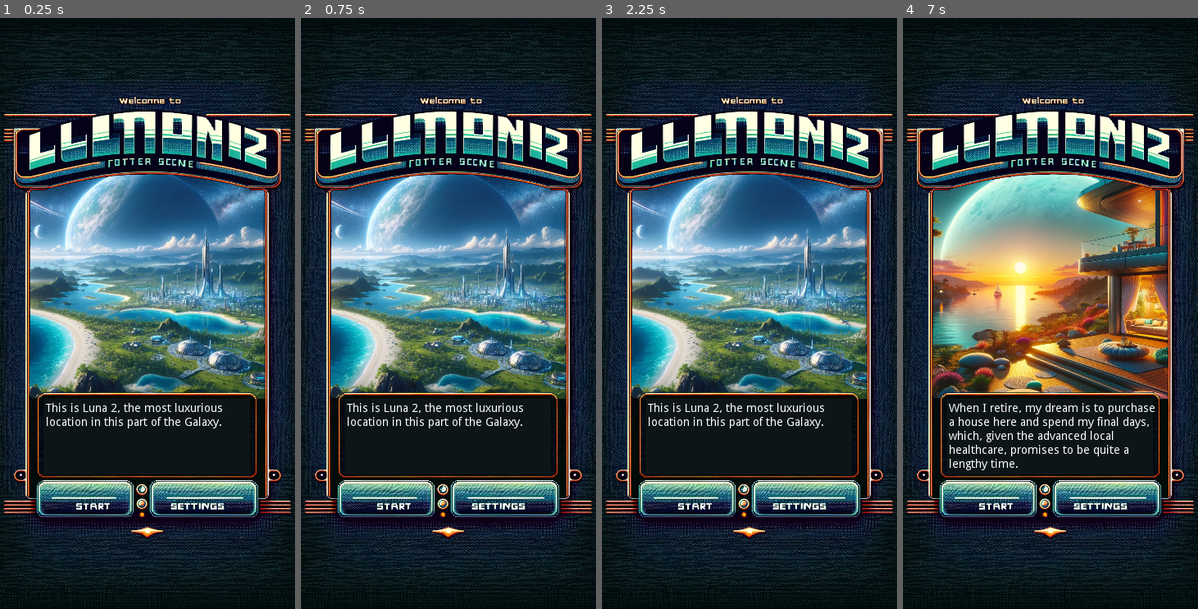
Above: before the commit, frames 1-4 (left to right).
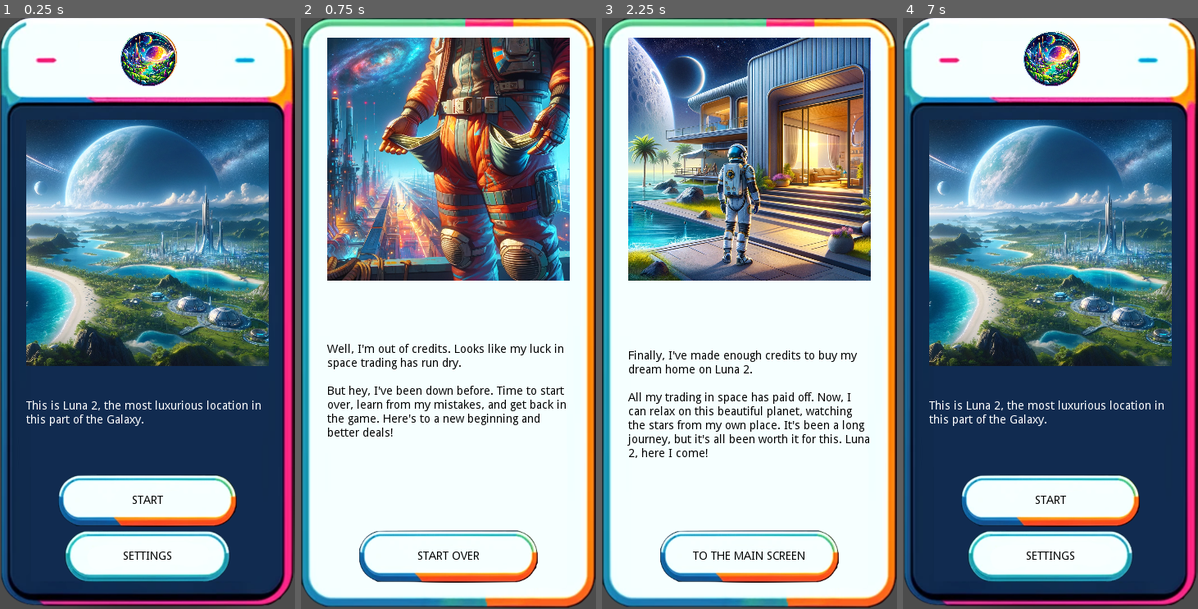
Above: after the commit, the same moments.

Repository: alexkorep/luna2
Game: Godot game, scene res://scenes/intro/intro.tscn
Two runs of this game, one before a commit and one after it. Both use one fixed random seed, a clock stepped at 60 frames per second and the inputs below.
Inputs (mouse positions are in pixels of both pictures, inside the frame that each line leads up to):
- Up to frame 1 (0.25 s): no input
- Up to frame 2 (0.75 s): click (448, 555) at 0.5 s, where only the run after the commit has a clickable "Settings"
- Up to frame 3 (2.25 s): click (749, 555) at 1.25 s, where only the run after the commit has a clickable "Start over"; click (749, 502) at 2 s, where only the run after the commit has a clickable "Start"
- Up to frame 4 (7 s): click (1050, 555) at 2.75 s, where only the run after the commit has a clickable "To the main screen"; click (1050, 502) at 3.5 s, where only the run after the commit has a clickable "Start"; click (1050, 555) at 4.25 s, where only the run after the commit has a clickable "To the main screen"; click (1050, 502) at 5 s, where only the run after the commit has a clickable "Start"; click (1050, 555) at 5.75 s, where only the run after the commit has a clickable "To the main screen"; tap Enter at 6.5 s

The runs differ from the first frame. In frame 1, 92% of the frame differs, in the area x 0-100%, y 0-100%; in frame 2, 97%; in frame 3, 98%; in frame 4, 94%.

Commit message:
Change intro screen to the new UI

Diff:
--- /dev/null
+++ b/src/scenes/ending-win/ending-win.gd
@@ -0,0 +1,21 @@
+extends Control
+
+
+# Declare member variables here. Examples:
+# var a = 2
+# var b = "text"
+
+
+# Called when the node enters the scene tree for the first time.
+func _ready():
+	pass # Replace with function body.
+
+
+# Called every frame. 'delta' is the elapsed time since the previous frame.
+#func _process(delta):
+#	pass
+
+
+func _on_NewGameTextureButton_pressed():
+	# To to the intro scene
+	get_tree().change_scene("res://scenes/intro/intro.tscn")
--- /dev/null
+++ b/src/scenes/ending-win/ending-win.tscn
@@ -0,0 +1,85 @@
+[gd_scene load_steps=6 format=2]
+
+[ext_resource path="res://assets/ending-win/ending-win.png" type="Texture" id=1]
+[ext_resource path="res://assets/ui/nine-patch3.png" type="Texture" id=2]
+[ext_resource path="res://assets/ui/button1-pressed.png" type="Texture" id=3]
+[ext_resource path="res://assets/ui/button1.png" type="Texture" id=4]
+[ext_resource path="res://scenes/ending-broke/ending-broke.gd" type="Script" id=5]
+
+[node name="EndingWin" type="Control"]
+anchor_right = 1.0
+anchor_bottom = 1.0
+script = ExtResource( 5 )
+
+[node name="VBoxContainer" type="VBoxContainer" parent="."]
+anchor_right = 1.0
+anchor_bottom = 1.0
+size_flags_horizontal = 3
+size_flags_vertical = 3
+
+[node name="NinePatchRect" type="NinePatchRect" parent="VBoxContainer"]
+margin_right = 360.0
+margin_bottom = 720.0
+size_flags_horizontal = 3
+size_flags_vertical = 3
+texture = ExtResource( 2 )
+region_rect = Rect2( 0.187962, 1.97, 229.39, 134.658 )
+patch_margin_left = 40
+patch_margin_top = 41
+patch_margin_right = 43
+patch_margin_bottom = 40
+
+[node name="MarginContainer" type="MarginContainer" parent="VBoxContainer/NinePatchRect"]
+anchor_right = 1.0
+anchor_bottom = 1.0
+margin_left = 32.0
+margin_top = 24.0
+margin_right = -32.0
+margin_bottom = -32.0
+
+[node name="VBoxContainer" type="VBoxContainer" parent="VBoxContainer/NinePatchRect/MarginContainer"]
+margin_right = 296.0
+margin_bottom = 664.0
+
+[node name="TextureRect" type="TextureRect" parent="VBoxContainer/NinePatchRect/MarginContainer/VBoxContainer"]
+margin_right = 296.0
+margin_bottom = 296.0
+size_flags_horizontal = 3
+size_flags_vertical = 3
+texture = ExtResource( 1 )
+expand = true
+stretch_mode = 6
+
+[node name="Label" type="Label" parent="VBoxContainer/NinePatchRect/MarginContainer/VBoxContainer"]
+margin_top = 300.0
+margin_right = 296.0
+margin_bottom = 596.0
+size_flags_horizontal = 3
+size_flags_vertical = 7
+custom_colors/font_color = Color( 0, 0, 0, 1 )
+text = "Finally, I've made enough credits to buy my dream home on Luna 2.
+
+All my trading in space has paid off. Now, I can relax on this beautiful planet, watching the stars from my own place. It's been a long journey, but it's all been worth it for this. Luna 2, here I come!"
+valign = 1
+autowrap = true
+
+[node name="NewGameTextureButton" type="TextureButton" parent="VBoxContainer/NinePatchRect/MarginContainer/VBoxContainer"]
+margin_top = 600.0
+margin_right = 296.0
+margin_bottom = 664.0
+rect_min_size = Vector2( 0, 64 )
+texture_normal = ExtResource( 4 )
+texture_pressed = ExtResource( 3 )
+expand = true
+stretch_mode = 5
+
+[node name="Label" type="Label" parent="VBoxContainer/NinePatchRect/MarginContainer/VBoxContainer/NewGameTextureButton"]
+anchor_right = 1.0
+anchor_bottom = 1.0
+custom_colors/font_color = Color( 0, 0, 0, 1 )
+text = "To the main screen"
+align = 1
+valign = 1
+uppercase = true
+
+[connection signal="pressed" from="VBoxContainer/NinePatchRect/MarginContainer/VBoxContainer/NewGameTextureButton" to="." method="_on_NewGameTextureButton_pressed"]
--- a/src/scenes/intro/intro.gd
+++ b/src/scenes/intro/intro.gd
@@ -32,3 +32,12 @@
 	# Show the controls in the next group
 	group = groups[step]
 	set_group_visibility(group, true)
+
+
+
+func _on_NewGameTextureButton_pressed():
+	get_tree().change_scene("res://scenes/ending-win/ending-win.tscn")
+
+
+func _on_SettingsTextureButton_pressed():
+	get_tree().change_scene("res://scenes/ending-broke/ending-broke.tscn")
--- a/src/scenes/intro/intro.tscn
+++ b/src/scenes/intro/intro.tscn
@@ -1,150 +1,204 @@
-[gd_scene load_steps=8 format=2]
-
-[ext_resource path="res://assets/intro/intro-ui.png" type="Texture" id=1]
+[gd_scene load_steps=12 format=2]
+
+[ext_resource path="res://assets/ui/button3.png" type="Texture" id=1]
 [ext_resource path="res://assets/intro/luna2-intro.png" type="Texture" id=2]
 [ext_resource path="res://assets/intro/house.png" type="Texture" id=3]
 [ext_resource path="res://scenes/intro/intro.gd" type="Script" id=4]
 [ext_resource path="res://assets/intro/spaceship-good.png" type="Texture" id=5]
 [ext_resource path="res://assets/intro/spaceship-rusty.png" type="Texture" id=6]
 [ext_resource path="res://assets/intro/house-interior.png" type="Texture" id=7]
+[ext_resource path="res://assets/intro/intro-icon.png" type="Texture" id=8]
+[ext_resource path="res://assets/ui/nine-patch-with-header.png" type="Texture" id=9]
+[ext_resource path="res://assets/ui/button1-pressed.png" type="Texture" id=10]
+[ext_resource path="res://assets/ui/button1.png" type="Texture" id=11]
 
 [node name="Intro" type="Control"]
 anchor_right = 1.0
 anchor_bottom = 1.0
 script = ExtResource( 4 )
 
-[node name="image01" type="TextureRect" parent="." groups=["step01"]]
-anchor_top = 0.5
-anchor_right = 1.0
-anchor_bottom = 0.5
-margin_top = -183.0
-margin_bottom = 117.0
+[node name="VBoxContainer" type="VBoxContainer" parent="."]
+anchor_right = 1.0
+anchor_bottom = 1.0
+size_flags_horizontal = 3
+size_flags_vertical = 3
+
+[node name="NinePatchRect" type="NinePatchRect" parent="VBoxContainer"]
+margin_right = 360.0
+margin_bottom = 720.0
+size_flags_horizontal = 3
+size_flags_vertical = 3
+texture = ExtResource( 9 )
+region_rect = Rect2( 0.187962, 1.97, 320.191, 234.716 )
+patch_margin_left = 40
+patch_margin_top = 127
+patch_margin_right = 43
+patch_margin_bottom = 45
+
+[node name="IconTextureRect" type="TextureRect" parent="VBoxContainer/NinePatchRect"]
+margin_left = 32.0
+margin_top = 9.0
+margin_right = 328.0
+margin_bottom = 90.0
+size_flags_horizontal = 3
+texture = ExtResource( 8 )
+expand = true
+stretch_mode = 6
+
+[node name="MarginContainer" type="MarginContainer" parent="VBoxContainer/NinePatchRect"]
+anchor_right = 1.0
+anchor_bottom = 1.0
+margin_left = 32.0
+margin_top = 124.0
+margin_right = -32.0
+margin_bottom = -32.0
+
+[node name="VBoxContainer" type="VBoxContainer" parent="VBoxContainer/NinePatchRect/MarginContainer"]
+margin_right = 296.0
+margin_bottom = 564.0
+
+[node name="Textures" type="MarginContainer" parent="VBoxContainer/NinePatchRect/MarginContainer/VBoxContainer"]
+margin_right = 296.0
+margin_bottom = 300.0
+rect_min_size = Vector2( 0, 300 )
+size_flags_horizontal = 3
+size_flags_vertical = 7
+
+[node name="image01" type="TextureRect" parent="VBoxContainer/NinePatchRect/MarginContainer/VBoxContainer/Textures" groups=["step01"]]
+margin_right = 296.0
+margin_bottom = 300.0
 texture = ExtResource( 2 )
 expand = true
 stretch_mode = 7
 
-[node name="image02" type="TextureRect" parent="." groups=["step02"]]
-anchor_top = 0.5
-anchor_right = 1.0
-anchor_bottom = 0.5
-margin_top = -183.0
-margin_bottom = 117.0
+[node name="image02" type="TextureRect" parent="VBoxContainer/NinePatchRect/MarginContainer/VBoxContainer/Textures" groups=["step02"]]
+margin_right = 296.0
+margin_bottom = 300.0
 texture = ExtResource( 3 )
 expand = true
 stretch_mode = 7
 
-[node name="image03" type="TextureRect" parent="." groups=["step03"]]
-anchor_top = 0.5
-anchor_right = 1.0
-anchor_bottom = 0.5
-margin_top = -183.0
-margin_bottom = 117.0
+[node name="image03" type="TextureRect" parent="VBoxContainer/NinePatchRect/MarginContainer/VBoxContainer/Textures" groups=["step03"]]
+margin_right = 296.0
+margin_bottom = 300.0
 texture = ExtResource( 7 )
 expand = true
 stretch_mode = 7
 
-[node name="image04" type="TextureRect" parent="." groups=["step04"]]
-anchor_top = 0.5
-anchor_right = 1.0
-anchor_bottom = 0.5
-margin_top = -183.0
-margin_bottom = 117.0
+[node name="image04" type="TextureRect" parent="VBoxContainer/NinePatchRect/MarginContainer/VBoxContainer/Textures" groups=["step04"]]
+margin_right = 296.0
+margin_bottom = 300.0
 texture = ExtResource( 5 )
 expand = true
 stretch_mode = 7
 
-[node name="image05" type="TextureRect" parent="." groups=["step05"]]
-anchor_top = 0.5
-anchor_right = 1.0
-anchor_bottom = 0.5
-margin_top = -183.0
-margin_bottom = 117.0
+[node name="image05" type="TextureRect" parent="VBoxContainer/NinePatchRect/MarginContainer/VBoxContainer/Textures" groups=["step05"]]
+margin_right = 296.0
+margin_bottom = 300.0
 texture = ExtResource( 6 )
 expand = true
 stretch_mode = 7
 
-[node name="ScrollContainer" type="ScrollContainer" parent="."]
-visible = false
-margin_left = 56.0
-margin_top = 468.0
-margin_right = 305.0
-margin_bottom = 553.0
-scroll_horizontal_enabled = false
-
-[node name="Label" type="Label" parent="ScrollContainer"]
-margin_right = 249.0
-margin_bottom = 252.0
-size_flags_horizontal = 3
-size_flags_vertical = 7
-text = "This is Luna 2, the most luxurious location in this part of the Galaxy.
- When I retire, my dream is to purchase a house here and spend my final days, which, given the advanced local healthcare, promises to be quite a lengthy time. However, there's a catch: the starting price for houses here is no less than 100 million credits. Jobs that offer the potential to accumulate such wealth are rare. Space trading is one of the few viable options, particularly with a swift ship at your command. If only I had such a ship, instead of this sluggish vessel."
-autowrap = true
-
-[node name="TextureRect" type="TextureRect" parent="."]
-anchor_right = 1.0
-anchor_bottom = 1.0
-texture = ExtResource( 1 )
-expand = true
-stretch_mode = 7
-
-[node name="Label01" type="Label" parent="." groups=["step01"]]
-visible = false
-margin_left = 56.0
-margin_top = 469.0
-margin_right = 311.0
-margin_bottom = 520.0
+[node name="Labels" type="MarginContainer" parent="VBoxContainer/NinePatchRect/MarginContainer/VBoxContainer"]
+margin_top = 304.0
+margin_right = 296.0
+margin_bottom = 428.0
+size_flags_horizontal = 3
+size_flags_vertical = 7
+
+[node name="Label01" type="Label" parent="VBoxContainer/NinePatchRect/MarginContainer/VBoxContainer/Labels" groups=["step01"]]
+visible = false
+margin_right = 296.0
+margin_bottom = 124.0
 size_flags_horizontal = 3
 size_flags_vertical = 7
 text = "This is Luna 2, the most luxurious location in this part of the Galaxy.
  "
-autowrap = true
-
-[node name="Label02" type="Label" parent="." groups=["step02"]]
-visible = false
-margin_left = 56.0
-margin_top = 469.0
-margin_right = 311.0
-margin_bottom = 520.0
+valign = 1
+autowrap = true
+
+[node name="Label02" type="Label" parent="VBoxContainer/NinePatchRect/MarginContainer/VBoxContainer/Labels" groups=["step02"]]
+visible = false
+margin_right = 296.0
+margin_bottom = 124.0
 size_flags_horizontal = 3
 size_flags_vertical = 7
 text = "When I retire, my dream is to purchase a house here and spend my final days, which, given the advanced local healthcare, promises to be quite a lengthy time."
-autowrap = true
-
-[node name="Label03" type="Label" parent="." groups=["step03"]]
-visible = false
-margin_left = 56.0
-margin_top = 469.0
-margin_right = 311.0
-margin_bottom = 520.0
+valign = 1
+autowrap = true
+
+[node name="Label03" type="Label" parent="VBoxContainer/NinePatchRect/MarginContainer/VBoxContainer/Labels" groups=["step03"]]
+visible = false
+margin_right = 296.0
+margin_bottom = 124.0
 size_flags_horizontal = 3
 size_flags_vertical = 7
 text = "However, there's a catch: the starting price for houses here is no less than 100 million credits. Jobs that offer the potential to accumulate such wealth are rare. "
-autowrap = true
-
-[node name="Label04" type="Label" parent="." groups=["step04"]]
-visible = false
-margin_left = 56.0
-margin_top = 469.0
-margin_right = 311.0
-margin_bottom = 520.0
+valign = 1
+autowrap = true
+
+[node name="Label04" type="Label" parent="VBoxContainer/NinePatchRect/MarginContainer/VBoxContainer/Labels" groups=["step04"]]
+visible = false
+margin_right = 296.0
+margin_bottom = 124.0
 size_flags_horizontal = 3
 size_flags_vertical = 7
 text = "Space trading is one of the few viable options, particularly with a swift ship at your command."
-autowrap = true
-
-[node name="Label05" type="Label" parent="." groups=["step05"]]
-visible = false
-margin_left = 56.0
-margin_top = 469.0
-margin_right = 311.0
-margin_bottom = 520.0
+valign = 1
+autowrap = true
+
+[node name="Label05" type="Label" parent="VBoxContainer/NinePatchRect/MarginContainer/VBoxContainer/Labels" groups=["step05"]]
+visible = false
+margin_right = 296.0
+margin_bottom = 124.0
 size_flags_horizontal = 3
 size_flags_vertical = 7
 text = " If only I had such a ship, instead of this sluggish vessel."
-autowrap = true
+valign = 1
+autowrap = true
+
+[node name="NewGameTextureButton" type="TextureButton" parent="VBoxContainer/NinePatchRect/MarginContainer/VBoxContainer"]
+margin_top = 432.0
+margin_right = 296.0
+margin_bottom = 496.0
+rect_min_size = Vector2( 0, 64 )
+texture_normal = ExtResource( 11 )
+texture_pressed = ExtResource( 10 )
+expand = true
+stretch_mode = 5
+
+[node name="Label" type="Label" parent="VBoxContainer/NinePatchRect/MarginContainer/VBoxContainer/NewGameTextureButton"]
+anchor_right = 1.0
+anchor_bottom = 1.0
+custom_colors/font_color = Color( 0, 0, 0, 1 )
+text = "Start"
+align = 1
+valign = 1
+uppercase = true
+
+[node name="SettingsTextureButton" type="TextureButton" parent="VBoxContainer/NinePatchRect/MarginContainer/VBoxContainer"]
+margin_top = 500.0
+margin_right = 296.0
+margin_bottom = 564.0
+rect_min_size = Vector2( 0, 64 )
+texture_normal = ExtResource( 1 )
+texture_pressed = ExtResource( 10 )
+expand = true
+stretch_mode = 5
+
+[node name="Label" type="Label" parent="VBoxContainer/NinePatchRect/MarginContainer/VBoxContainer/SettingsTextureButton"]
+anchor_right = 1.0
+anchor_bottom = 1.0
+custom_colors/font_color = Color( 0, 0, 0, 1 )
+text = "Settings"
+align = 1
+valign = 1
+uppercase = true
 
 [node name="Timer" type="Timer" parent="."]
 wait_time = 7.0
 autostart = true
 
+[connection signal="pressed" from="VBoxContainer/NinePatchRect/MarginContainer/VBoxContainer/NewGameTextureButton" to="." method="_on_NewGameTextureButton_pressed"]
+[connection signal="pressed" from="VBoxContainer/NinePatchRect/MarginContainer/VBoxContainer/SettingsTextureButton" to="." method="_on_SettingsTextureButton_pressed"]
 [connection signal="timeout" from="Timer" to="." method="_on_Timer_timeout"]
Binary file added: src/assets/ending-win/ending-win.png
Not shown, added: src/assets/ending-win/ending-win.png.import
Not shown, added: src/assets/intro/banner copy.png.import
Binary file added: src/assets/intro/banner-smaller.png
Not shown, added: src/assets/intro/banner-smaller.png.import
Binary file added: src/assets/intro/banner.png
Not shown, added: src/assets/intro/banner.png.import
Binary file added: src/assets/intro/intro-icon.png
Not shown, added: src/assets/intro/intro-icon.png.import
Binary file added: src/assets/ui/nine-patch-with-header.png
Not shown, added: src/assets/ui/nine-patch-with-header.png.import
